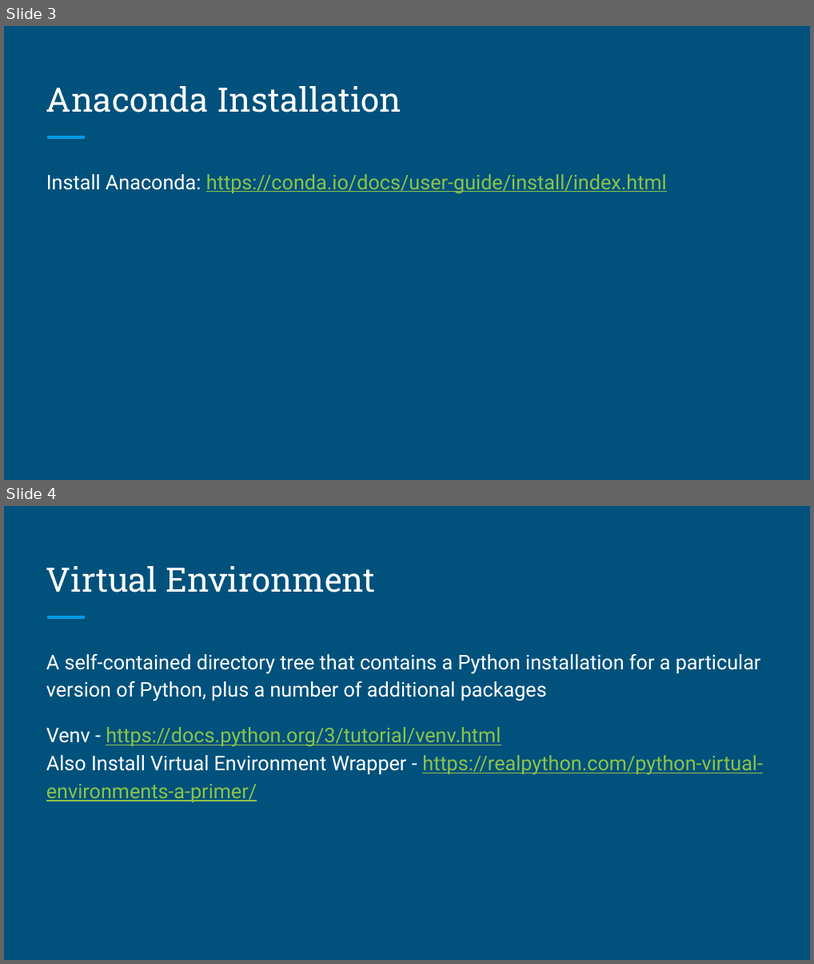
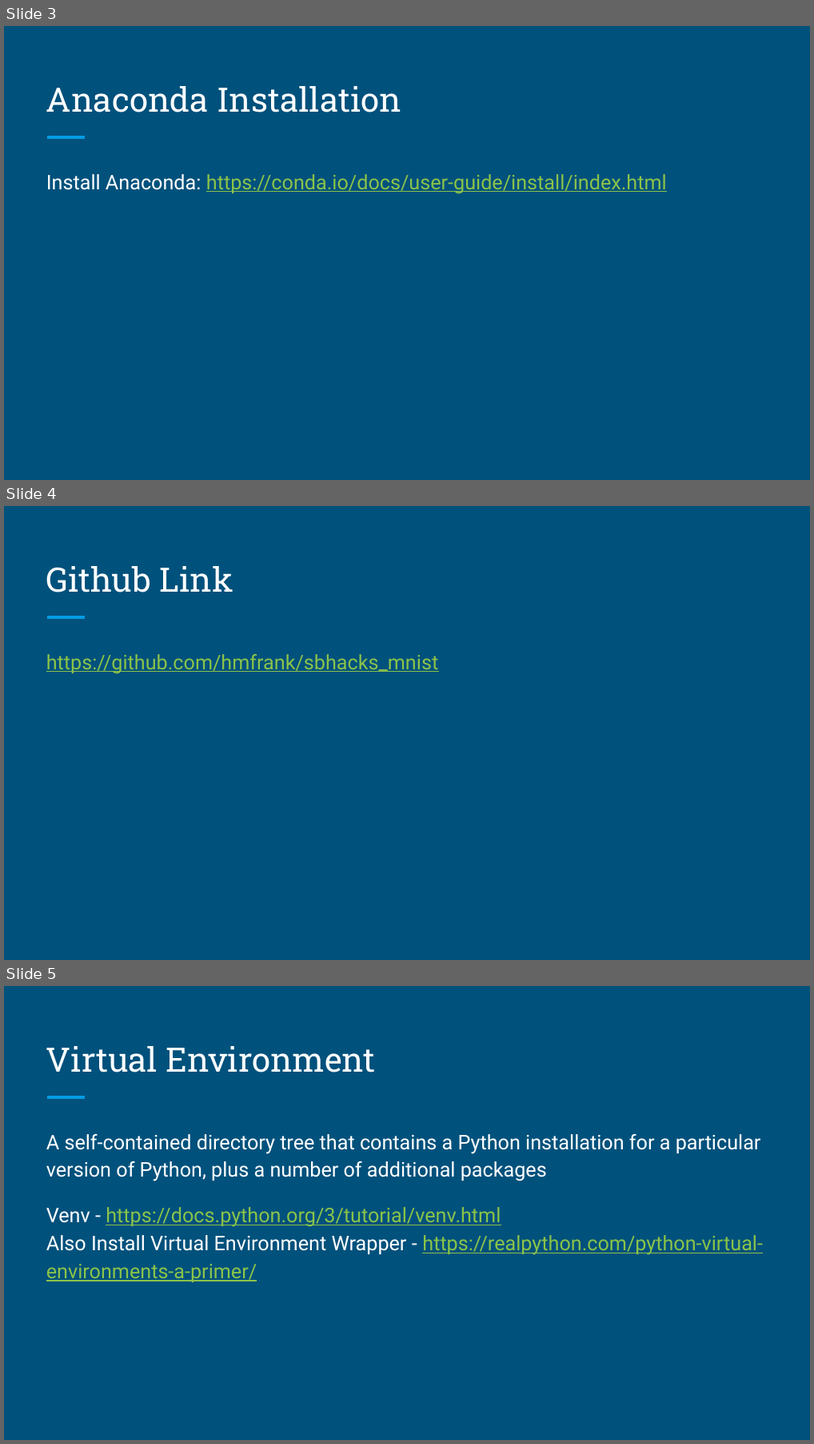
Before and after one commit to chirayyi/DSPython, a slide deck: shwetha/ML Python Toolkit.pptx. Shown one above the other, each under a label of ours: slides 3 and 4 before the commit, slides 3, 4 and 5 after it. The pictures are 814x964 and 814x1444 pixels, drawn with LibreOffice and Linux fonts; fonts in the diff are those of the drawing. Boxes give left, top, right and bottom in pixels: in the first picture for what was removed or moved away, otherwise in the second. Text is boxed around its words. In the diff, an @@ line names an element or a change of style, - is before the commit and + after.

```diff
--- a/shwetha/ML Python Toolkit.pptx
+++ b/shwetha/ML Python Toolkit.pptx
@@ slide 4 added at bbox=[4, 506, 810, 960], background #00517C; not listed: 1 template element that a slide beside it also shows @@
@@ title added at bbox=[46, 566, 233, 592], 30 pt, text #FFFFFF @@
+Github Link
@@ text added at bbox=[46, 654, 438, 673], 18 pt, text #8BC34A, underline @@
+https://github.com/hmfrank/sbhacks_mnist
@@ what was slide 4 is now slide 5 @@
```
Also in this commit, not shown: 1 slide changed, 2 other files.
